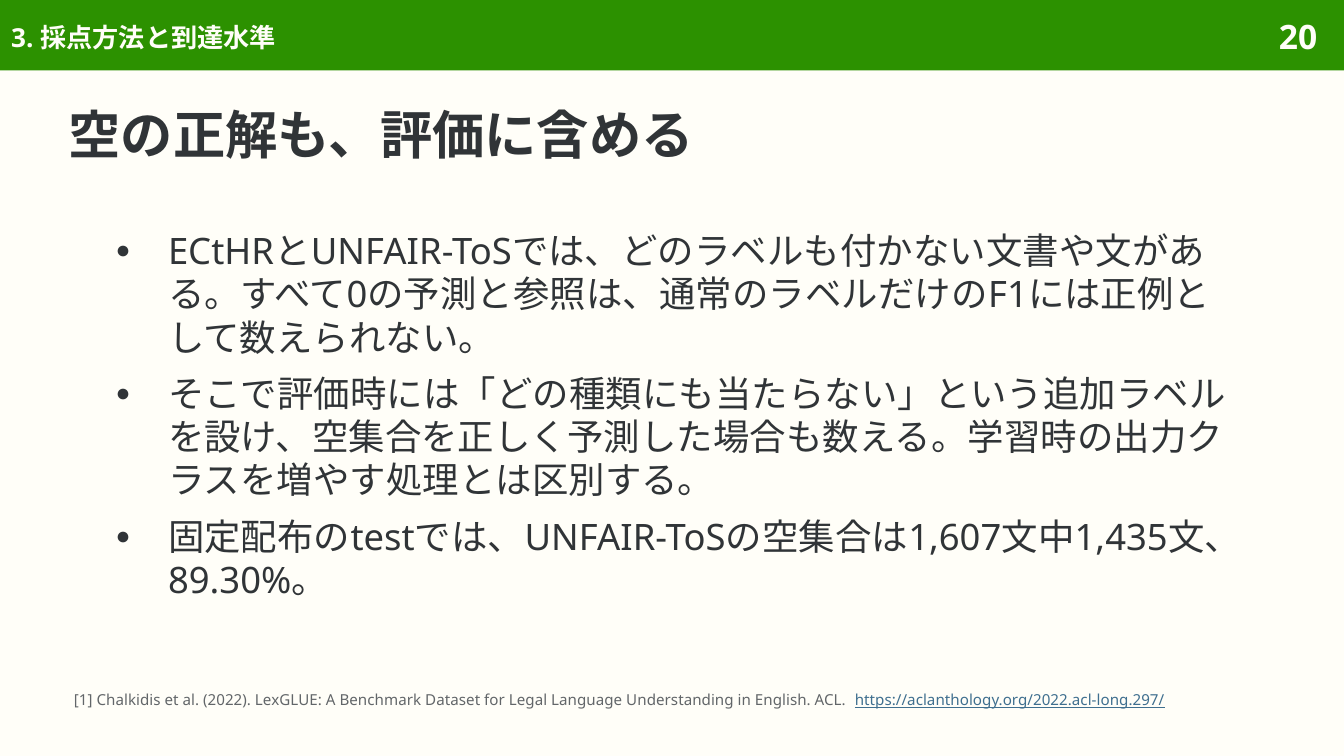
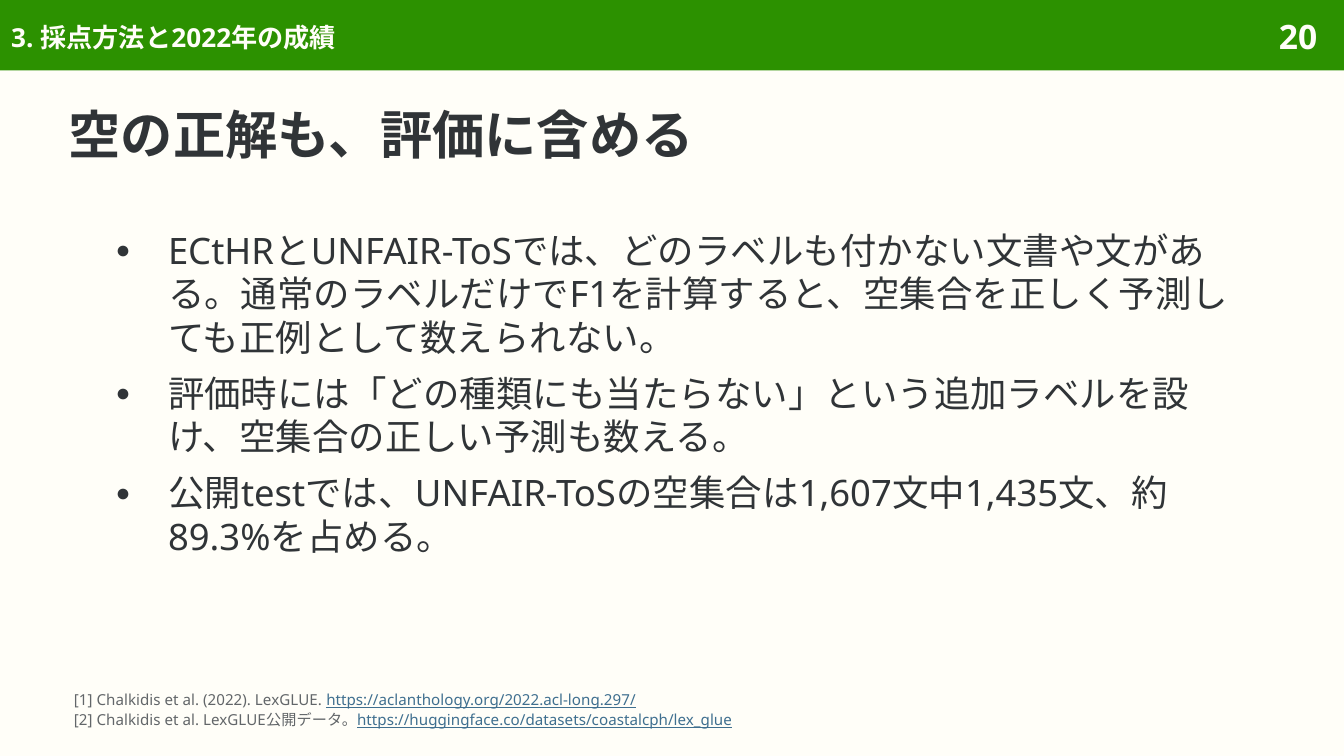
Before and after one commit to sasakiy84/datasets-in-10-minutes, a slide deck: slide 20 of slides/datasets-in-10-minutes-lexglue.pptx. Drawn at 1344x756 pixels with LibreOffice and Linux fonts; fonts in the diff are those of the drawing. Boxes give left, top, right and bottom in pixels: in the first picture for what was removed or moved away, otherwise in the second. Text is boxed around its words. In the diff, an @@ line names an element or a change of style, - is before the commit and + after.

Commit message:
Explain LexGLUE original tasks and clarify SCOTUS construction

```diff
--- a/slides/datasets-in-10-minutes-lexglue.pptx
+++ b/slides/datasets-in-10-minutes-lexglue.pptx
@@ title at (11, 24, 336, 50): text changed @@
-3. 採点方法と到達水準
+3. 採点方法と2022年の成績
@@ text at (168, 233, 1228, 553): text changed @@
-● ECtHRとUNFAIR-ToSでは、どのラベルも付かない文書や文がある。すべて0の予測と参照は、通常のラベルだけのF1には正例として数えられない。
-● そこで評価時には「どの種類にも当たらない」という追加ラベルを設け、空集合を正しく予測した場合も数える。学習時の出力クラスを増やす処理とは区別する。
-● 固定配布のtestでは、UNFAIR-ToSの空集合は1,607文中1,435文、89.30%。
+● ECtHRとUNFAIR-ToSでは、どのラベルも付かない文書や文がある。通常のラベルだけでF1を計算すると、空集合を正しく予測しても正例として数えられない。
+● 評価時には「どの種類にも当たらない」という追加ラベルを設け、空集合の正しい予測も数える。
+● 公開testでは、UNFAIR-ToSの空集合は1,607文中1,435文、約89.3%を占める。
@@ text at (74, 693, 732, 729): text changed; text colour #626669 to #3F6F8F @@
-[1] Chalkidis et al. (2022). LexGLUE: A Benchmark Dataset for Legal Language Understanding in English. ACL. https://aclanthology.org/2022.acl-long.297/
+[1] Chalkidis et al. (2022). LexGLUE. https://aclanthology.org/2022.acl-long.297/
+[2] Chalkidis et al. LexGLUE公開データ。https://huggingface.co/datasets/coastalcph/lex_glue
```
Also in this commit, not shown: 41 other slides changed, 8 slides removed, 44 other files.
